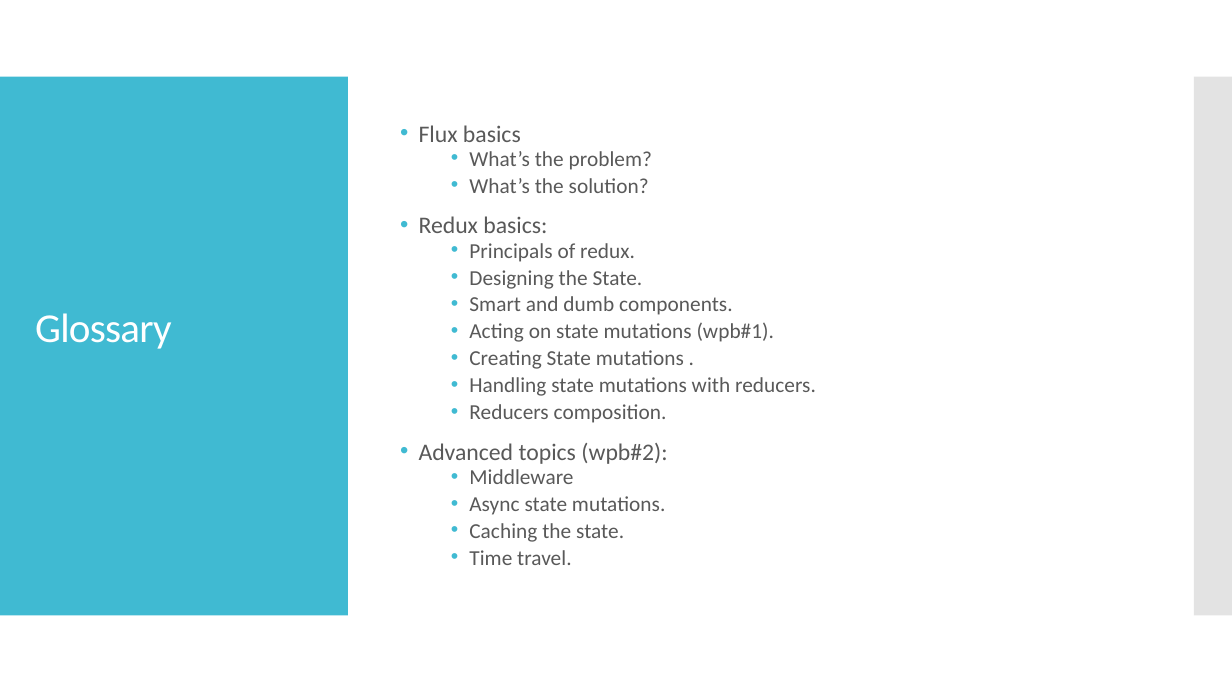
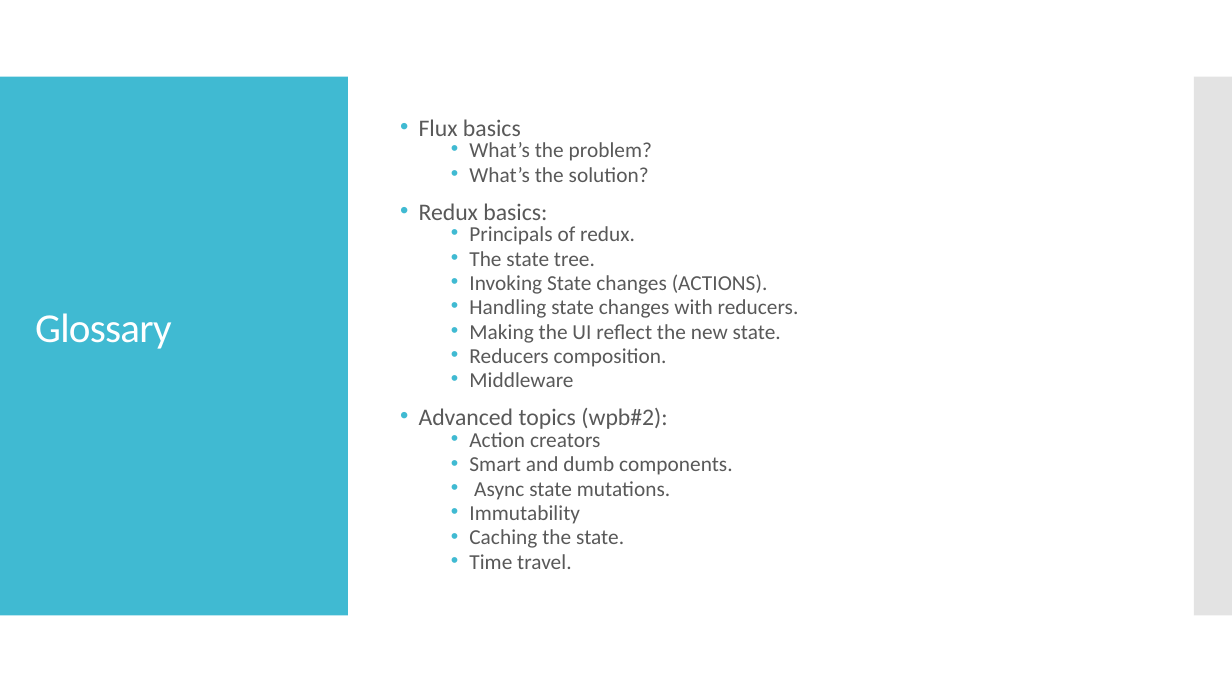
Before and after one commit to tikalk/vanilla-redux-meetup, a slide deck: slide 2 of Vanilla Redux.pptx. Drawn at 1232x693 pixels with LibreOffice and Linux fonts; fonts in the diff are those of the drawing. Boxes give left, top, right and bottom in pixels: in the first picture for what was removed or moved away, otherwise in the second. Text is boxed around its words. In the diff, an @@ line names an element or a change of style, - is before the commit and + after.

```diff
--- a/Vanilla Redux.pptx
+++ b/Vanilla Redux.pptx
@@ text at (419, 119, 733, 569): line spacing 0.8 to 0.7 @@
@@ text at (419, 251, 799, 447): text changed @@
-  • Designing the State.
+  • The state tree.
+  • Invoking State changes (ACTIONS).
+  • Handling state changes with reducers.
+  • Making the UI reflect the new state.
+  • Reducers composition.
+  • Middleware
+• Advanced topics (wpb#2):
+  • Action creators
@@ text at (419, 323, 816, 484): paragraphs removed @@
-  • Acting on state mutations (wpb#1).
-  • Creating State mutations .
-  • Handling state mutations with reducers.
-  • Reducers composition.
-• Advanced topics (wpb#2):
-  • Middleware
@@ text at (469, 505, 580, 524): paragraph added @@
+  • Immutability
```
Also in this commit, not shown: 7 other slides changed, 1 slide added.
